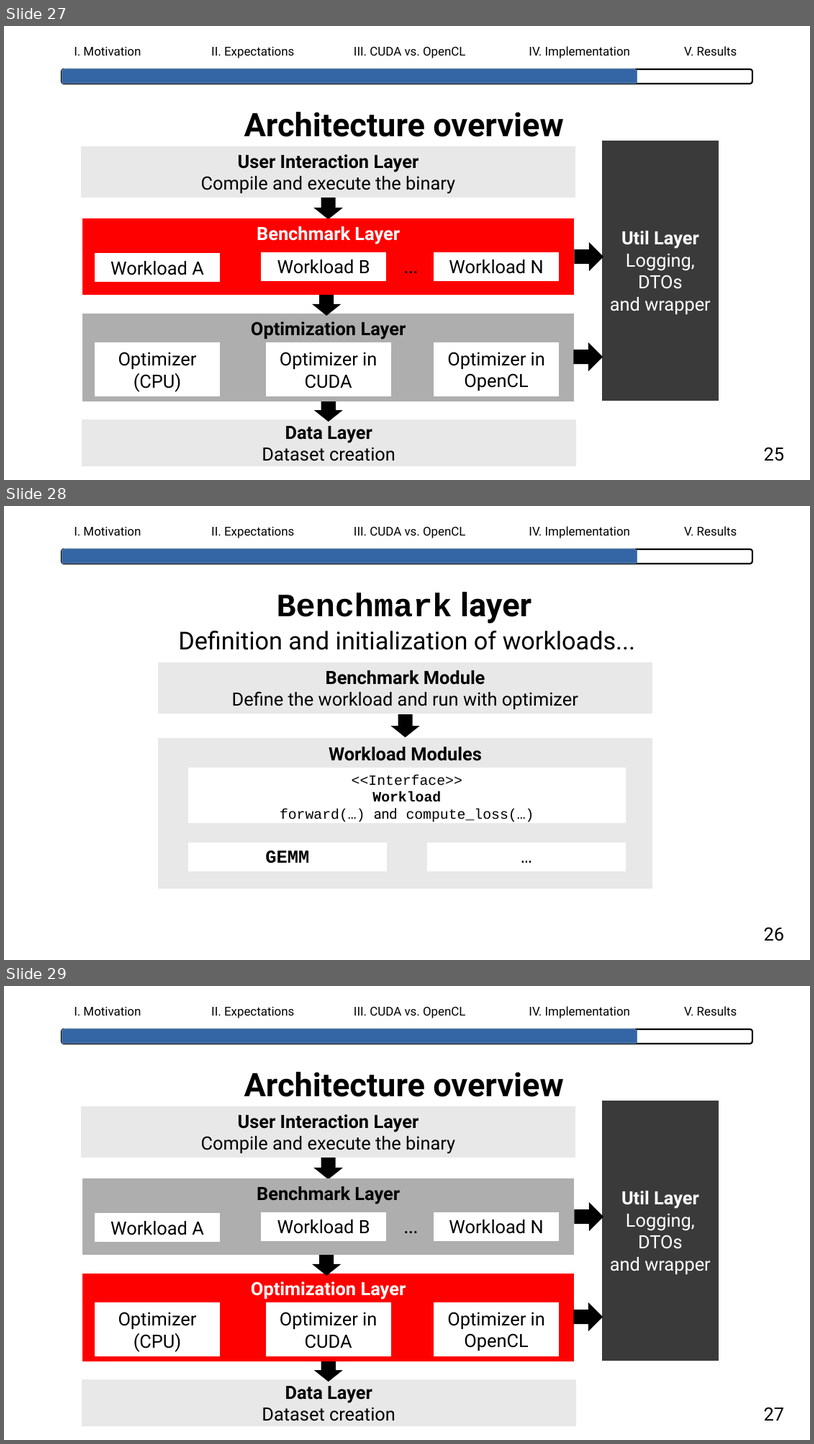
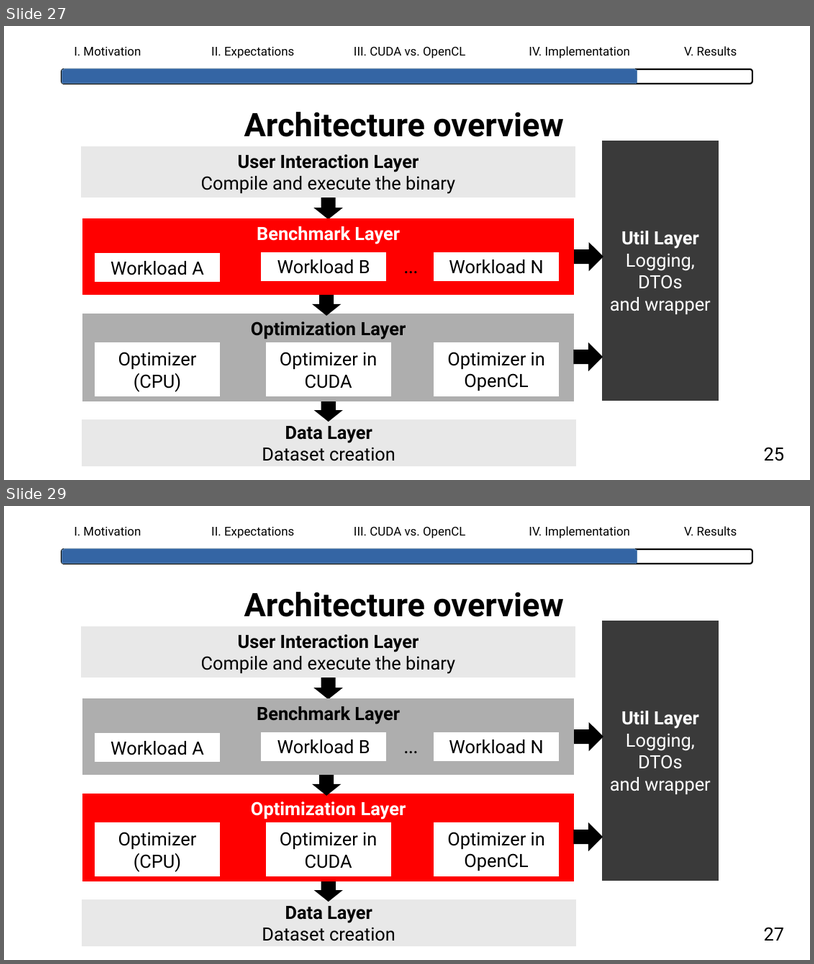
Before and after one commit to lhahner/opti-perf, a slide deck: docs/presentation/final-presentation.odp. Shown one above the other, each under a label of ours: slides 27, 28 and 29 before the commit, slides 27 and 29 after it; the slides between them are not shown. The pictures are 814x1444 and 814x964 pixels, drawn with LibreOffice and Linux fonts; fonts in the diff are those of the drawing. Boxes give left, top, right and bottom in pixels: in the first picture for what was removed or moved away, otherwise in the second. Text is boxed around its words. In the diff, an @@ line names an element or a change of style, - is before the commit and + after.

```diff
--- a/docs/presentation/final-presentation.odp
+++ b/docs/presentation/final-presentation.odp
@@ slide 28 removed at [4,506,810,960], background #FFFFFF @@
@@ text removed at [74,527,141,536] @@
-I. Motivation
@@ text removed at [211,527,294,538] @@
-II. Expectations
@@ text removed at [354,527,466,538] @@
-III. CUDA vs. OpenCL
@@ text removed at [529,526,630,538] @@
-IV. Implementation
@@ text removed at [684,526,738,536] @@
-V. Results
@@ freeform shape removed at [62,549,754,564] @@
@@ freeform shape removed at [62,549,638,564] @@
@@ title removed at [277,592,532,623] @@
-Benchmark layer
@@ text removed at [178,631,635,650] @@
-Definition and initialization of workloads...
@@ freeform shape removed at [159,664,652,713] @@
-Benchmark Module
-Define the workload and run with optimizer
@@ freeform shape removed at [391,715,420,737] @@
@@ freeform shape removed at [159,739,652,888] @@
-Workload Modules
@@ freeform shape removed at [188,767,627,824] @@
-<<Interface>>
-Workload
-forward(…) and compute_loss(…)
@@ freeform shape removed at [188,841,388,872] @@
-GEMM
@@ freeform shape removed at [427,841,627,872] @@
-…
@@ text removed at [764,926,785,941] @@
-26
```
Also in this commit, not shown: 1 slide changed, 1 slide added, 11 other files.
